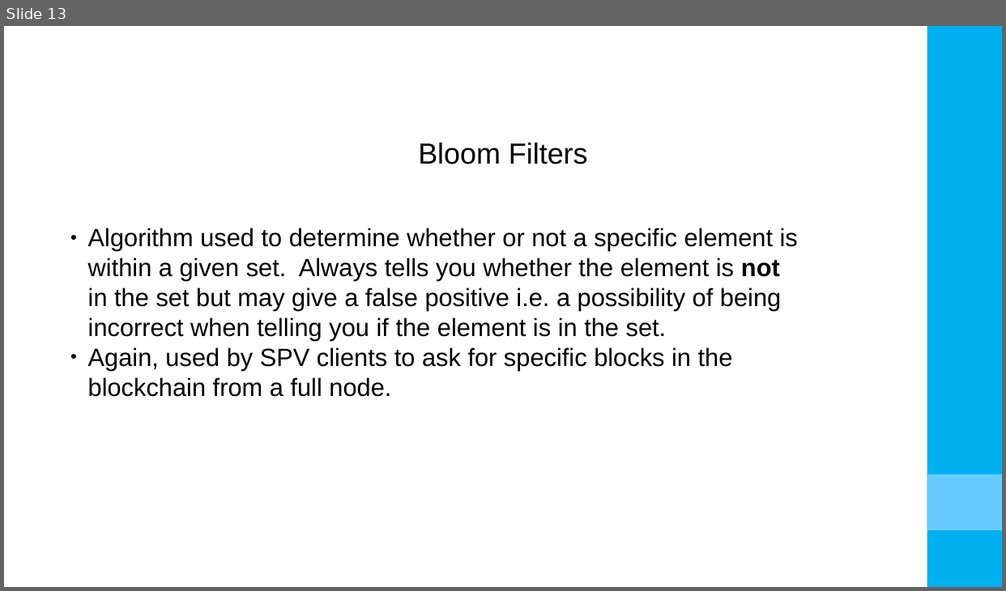
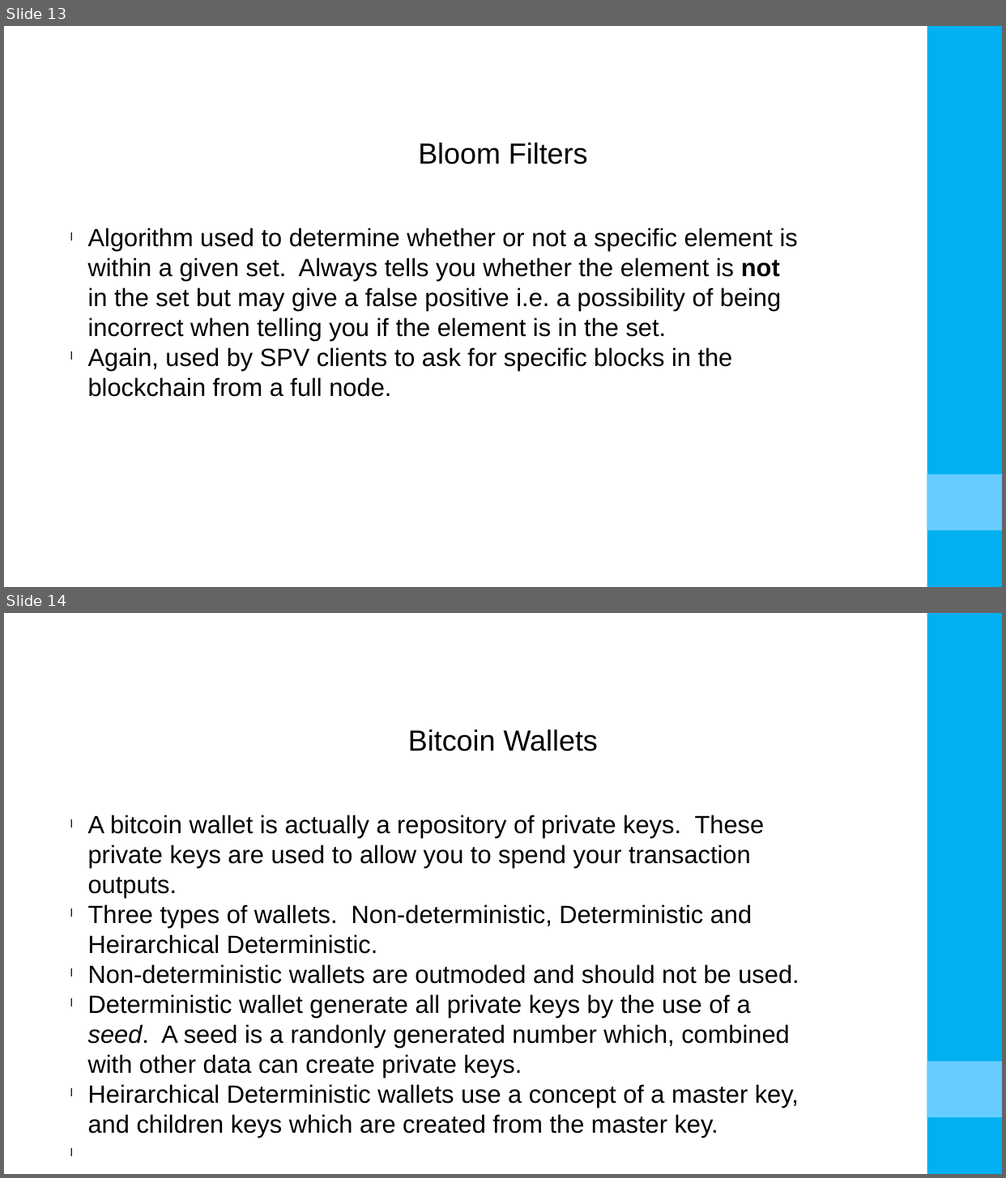
Before and after one commit to redmage123/btcworkshop, a slide deck: docs/BTC Webinar.pptx. Shown one above the other, each under a label of ours: slide 13 before the commit, slides 13 and 14 after it. The pictures are 1006x591 and 1006x1178 pixels, drawn with LibreOffice and Linux fonts; fonts in the diff are those of the drawing; background and template pictures are left out. Boxes give left, top, right and bottom in pixels: in the first picture for what was removed or moved away, otherwise in the second. Text is boxed around its words. In the diff, an @@ line names an element or a change of style, - is before the commit and + after.

Commit message:
Added slides for bitcoin wallets and addresses to webinar presentation

```diff
--- a/docs/BTC Webinar.pptx
+++ b/docs/BTC Webinar.pptx
@@ slide 14 added at (x1=4, y1=613, x2=1002, y2=1174), background #FFFFFF; not listed: 2 template elements that a slide beside it also shows @@
@@ text added at (x1=408, y1=730, x2=598, y2=752), 28 pt, text #000000 @@
+Bitcoin Wallets
@@ text added at (x1=88, y1=815, x2=799, y2=1137), 24 pt, text #000000 @@
+l A bitcoin wallet is actually a repository of private keys. These private keys are used to allow you to spend your transaction outputs.
+l Three types of wallets. Non-deterministic, Deterministic and Heirarchical Deterministic.
+l Non-deterministic wallets are outmoded and should not be used.
+l Deterministic wallet generate all private keys by the use of a seed. A seed is a randonly generated number which, combined with other data can create private keys.
+l Heirarchical Deterministic wallets use a concept of a master key, and children keys which are created from the master key.
@@ slide 13 changed as well @@
@@ text "Algorithm used to determine whether ..." at (x1=88, y1=228, x2=798, y2=397): bullet ● to l @@
```
Also in this commit, not shown: 17 other slides changed, 1 other slide added, 1 other file.
